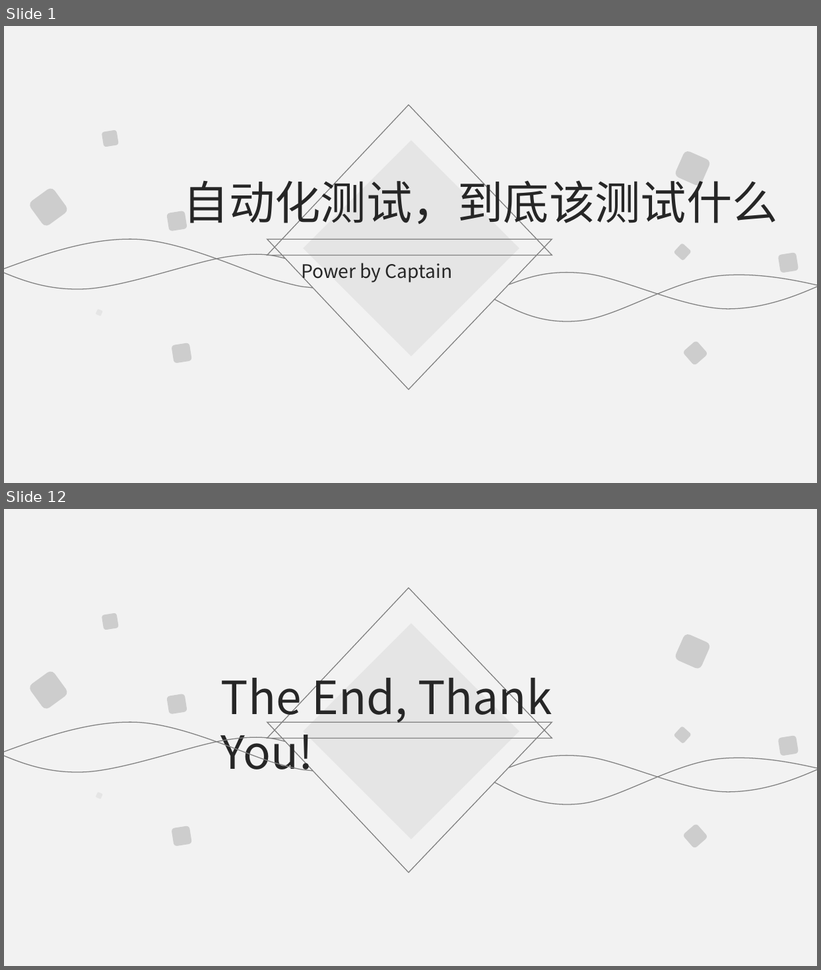
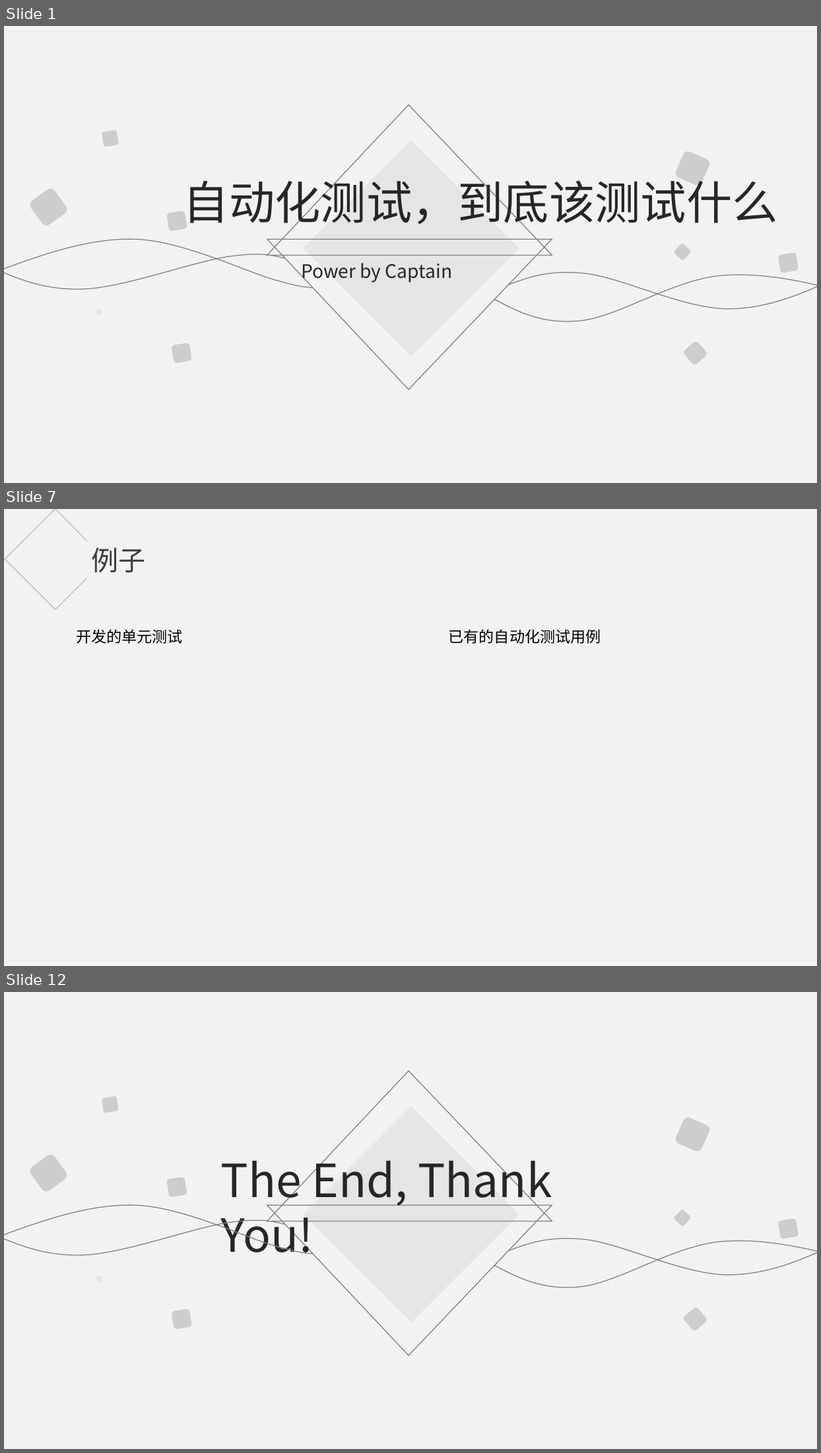
Before and after one commit to jungleguo/ReadNotes, a slide deck: 分享/自动化测试，到底该测些什么.pptx. Shown one above the other, each under a label of ours: slides 1 and 12 before the commit, slides 1, 7 and 12 after it; the slides between them are not shown. The pictures are 821x970 and 821x1453 pixels, drawn with LibreOffice and Linux fonts; fonts in the diff are those of the drawing. Boxes give left, top, right and bottom in pixels: in the first picture for what was removed or moved away, otherwise in the second. Text is boxed around its words. In the diff, an @@ line names an element or a change of style, - is before the commit and + after.

```diff
--- a/分享/自动化测试，到底该测些什么.pptx
+++ b/分享/自动化测试，到底该测些什么.pptx
@@ slide 7 added at box(4, 509, 817, 966), background #FFFFFF; not listed: 1 template element that a slide beside it also shows @@
@@ freeform shape added at box(5, 509, 87, 609), outline #808080 1 pt @@
@@ text added at box(92, 547, 146, 573), 32 pt, text #413B39 @@
+例子
@@ text added at box(76, 629, 183, 644), 18 pt, text #000000 @@
+开发的单元测试
@@ text added at box(449, 629, 601, 644), 18 pt, text #000000 @@
+已有的自动化测试用例
```
Also in this commit, not shown: 8 slides changed, 1 other slide added, 2 slides removed.
